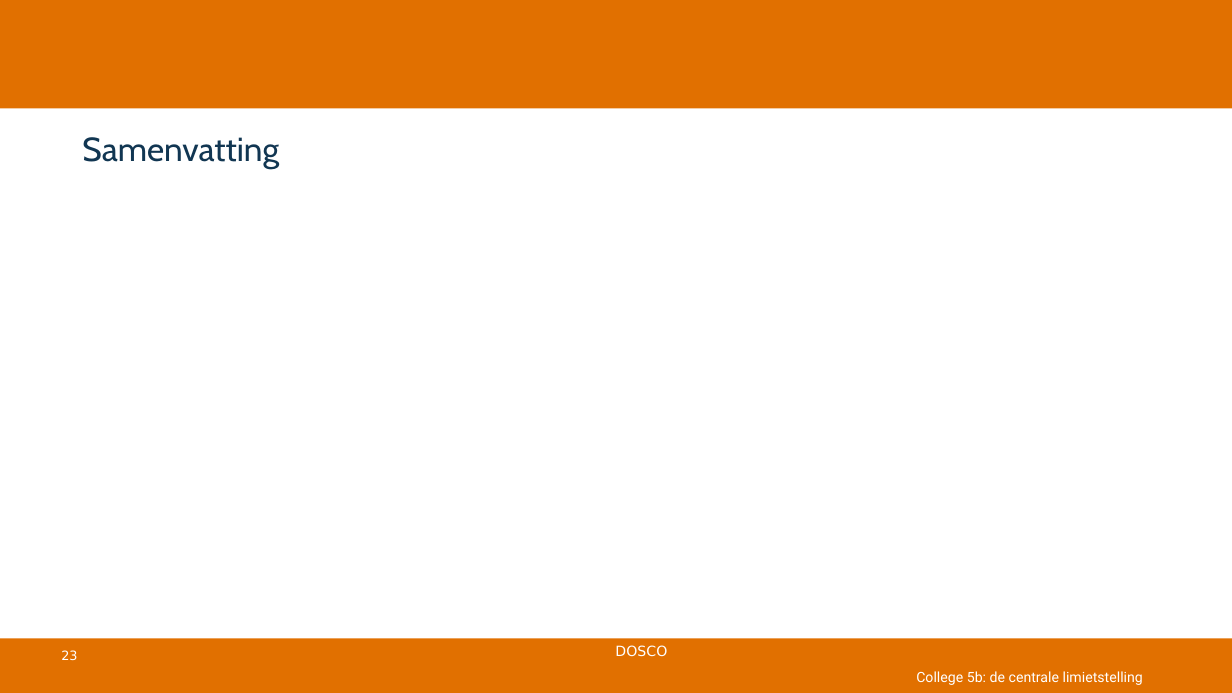
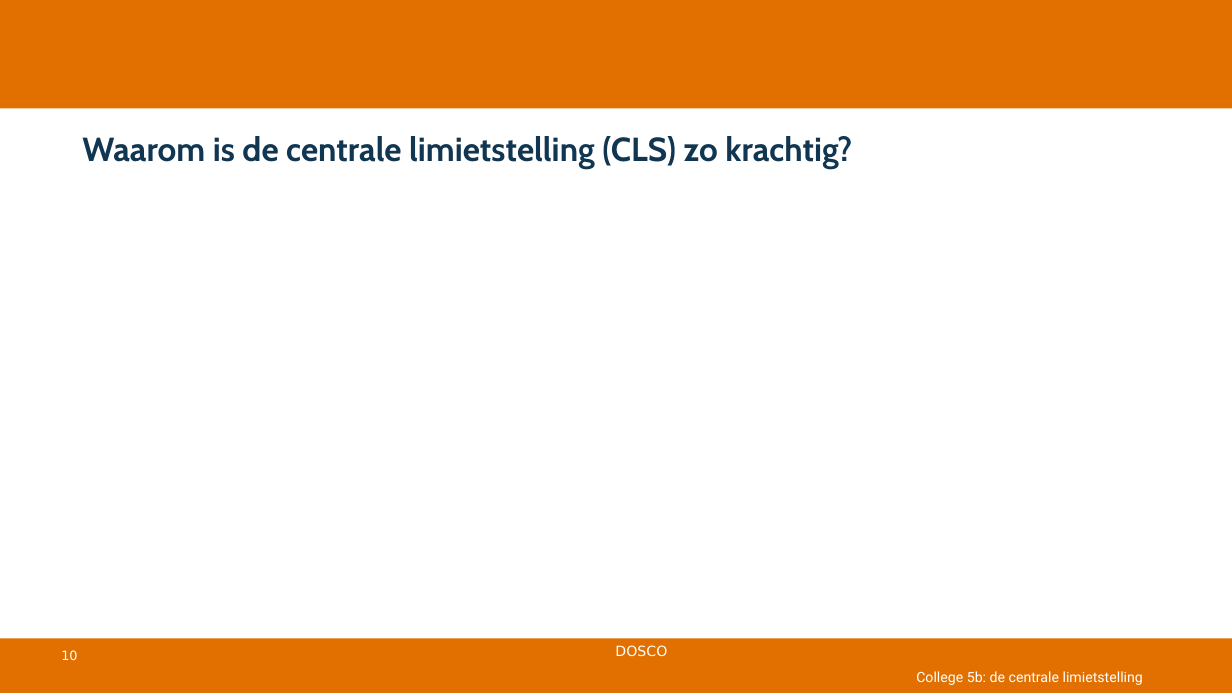
Before and after one commit to DBlom96/Statistiek, a slide deck: slide 10 of Slides/2025-2026/Slides/Statistiek 2025-2026 -- college 5b -- centrale limietstelling.pptx (slide 23 before the commit). Drawn at 1232x693 pixels with LibreOffice and Linux fonts; fonts in the diff are those of the drawing; grey boxes stand for pictures; background and template pictures are left out. Boxes give left, top, right and bottom in pixels: in the first picture for what was removed or moved away, otherwise in the second. Text is boxed around its words. In the diff, an @@ line names an element or a change of style, - is before the commit and + after.

```diff
--- a/Slides/2025-2026/Slides/Statistiek 2025-2026 -- college 5b -- centrale limietstelling.pptx
+++ b/Slides/2025-2026/Slides/Statistiek 2025-2026 -- college 5b -- centrale limietstelling.pptx
@@ title at (82, 136, 852, 169): text changed; bold on @@
-Samenvatting
+Waarom is de centrale limietstelling (CLS) zo krachtig?
@@ page number at (61, 650, 77, 660): text changed @@
-23
+10
```
Also in this commit, not shown: 5 other slides changed, 1 slide removed, 1 other file.
